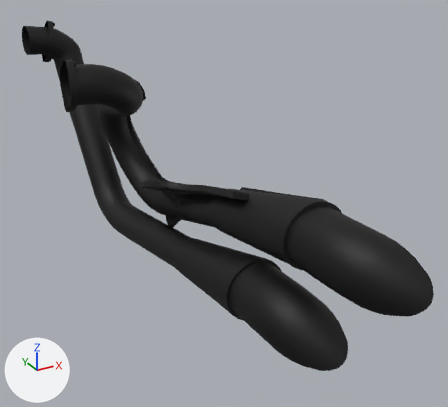
Before and after pictures for a commit that changed the glTF model models/Exhaust_SCORPION_BLK_MTT.glb.
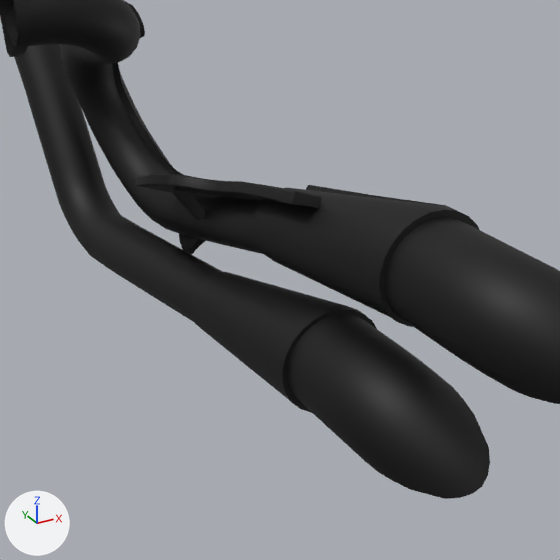
Each version is shown whole from a 50 mm lens placed at (-0.218, -1.158, 0.275), pointed at (0.274, -0.264, -0.172), then close up on the part from 14% to 87% of the width and 19% to 100% of the height. Lighting does not change. The marker at lower left points along +X, +Y and +Z. The older version's two pictures come first. Where no turn or scale is listed for an object, it has been applied to the vertices.

Names of what the first close-up shows: 'Exhaust_SCORPION_BLK_MTT'.
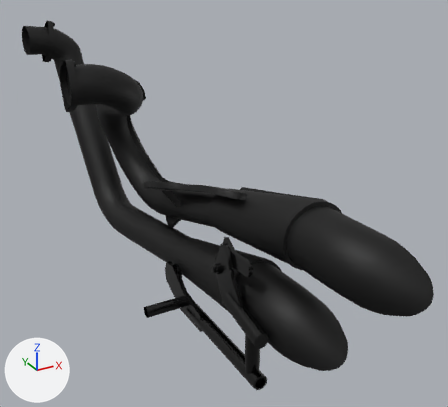
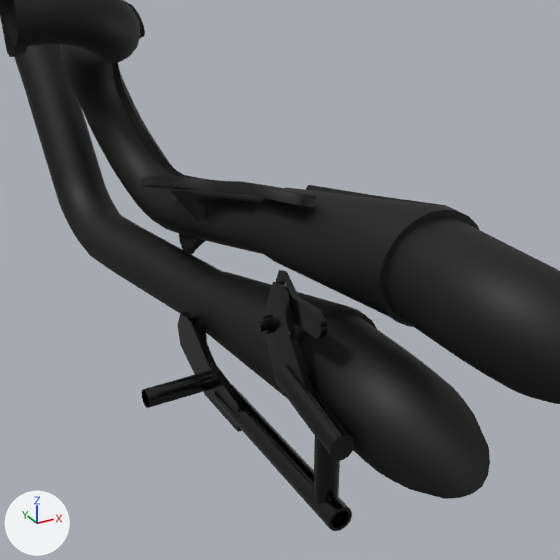
Boxes [x1, y1, x2, y2] around the edits, measured in the close-ups (560 x 560 px):
'Muffler_Bracket_ScorpionTips.003', added (black)
    after: [142, 270, 355, 531]

The change, as a diff of the scene's bpy script:
```diff
--- a/models/Exhaust_SCORPION_BLK_MTT.glb.py
+++ b/models/Exhaust_SCORPION_BLK_MTT.glb.py
@@ mat_black_shiny @@
+mat_black_shiny = principled_material('Black_Shiny')
+mat_black_shiny.base_color = (0.0, 0.0, 0.0)  # black #000000
+mat_black_shiny.roughness = 0.2
@@ me_material_027 @@
+me_material_027.from_pydata(...)  # 324 vertices, 456 faces; spans x 0.096..0.184, y -0.558..-0.248, z -0.334..-0.136
+me_material_027.materials.append(mat_black_shiny)  # black #000000
@@ ob_muffler_bracket_scorpiontips_003 @@
+ob_muffler_bracket_scorpiontips_003 = bpy.data.objects.new('Muffler_Bracket_ScorpionTips.003', me_material_027)
+ob_muffler_bracket_scorpiontips_003.location = (0.0, 0.0, 0.0)
```
